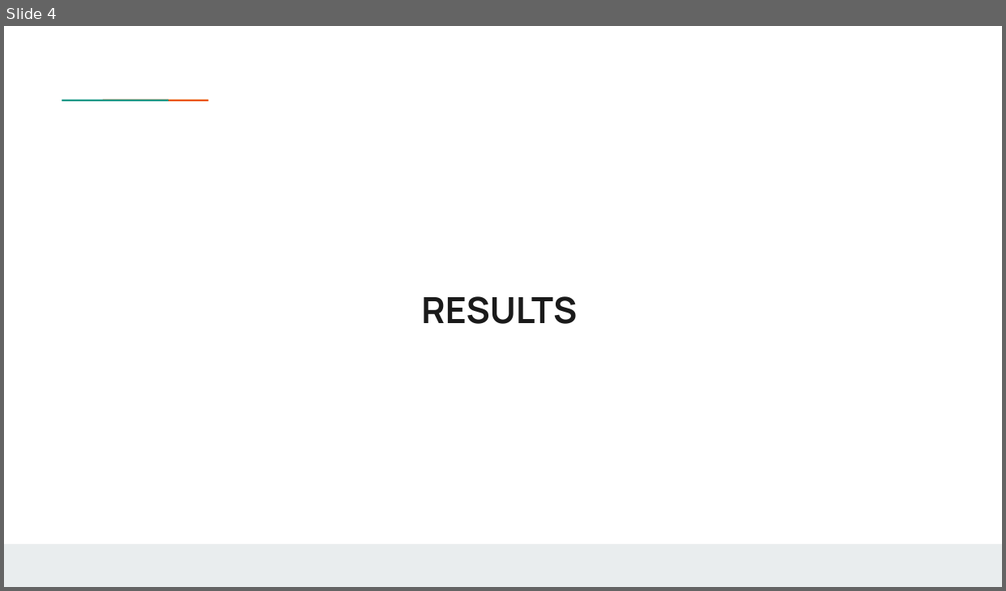
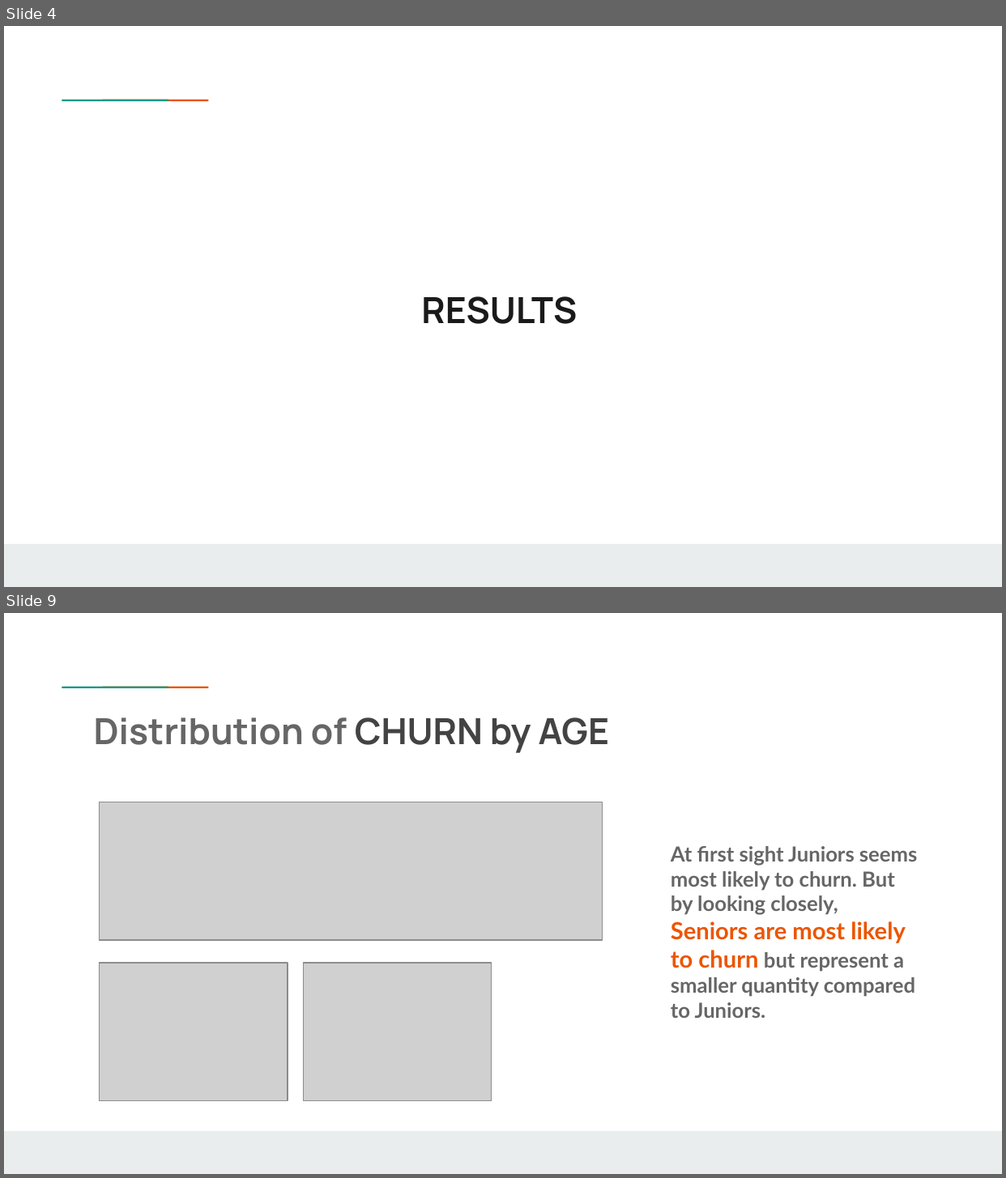
Before and after one commit to weinerkervens/churn_analysis, a slide deck: presentation.pptx. Shown one above the other, each under a label of ours: slide 4 before the commit, slides 4 and 9 after it; the slides between them are not shown. The pictures are 1006x591 and 1006x1178 pixels, drawn with LibreOffice and Linux fonts; fonts in the diff are those of the drawing; grey boxes stand for pictures; background and template pictures are left out. Boxes give left, top, right and bottom in pixels: in the first picture for what was removed or moved away, otherwise in the second. Text is boxed around its words. In the diff, an @@ line names an element or a change of style, - is before the commit and + after.

```diff
--- a/presentation.pptx
+++ b/presentation.pptx
@@ slide 9 added at (4,613,1002,1174), background #FFFFFF; not listed: 3 template elements that a slide beside it also shows @@
@@ title added at (94,717,610,753), 26 pt, text #666666, bold @@
+Distribution of CHURN by AGE
@@ picture added at (100,802,603,940) @@
@@ text added at (671,846,917,1018), 15 pt, text #666666, bold @@
+At first sight Juniors seems most likely to churn. But by looking closely, Seniors are most likely to churn but represent a smaller quantity compared to Juniors.
@@ picture added at (100,963,288,1102) @@
@@ picture added at (304,963,492,1102) @@
```
Also in this commit, not shown: 3 slides changed, 24 other slides added, 13 other files.
